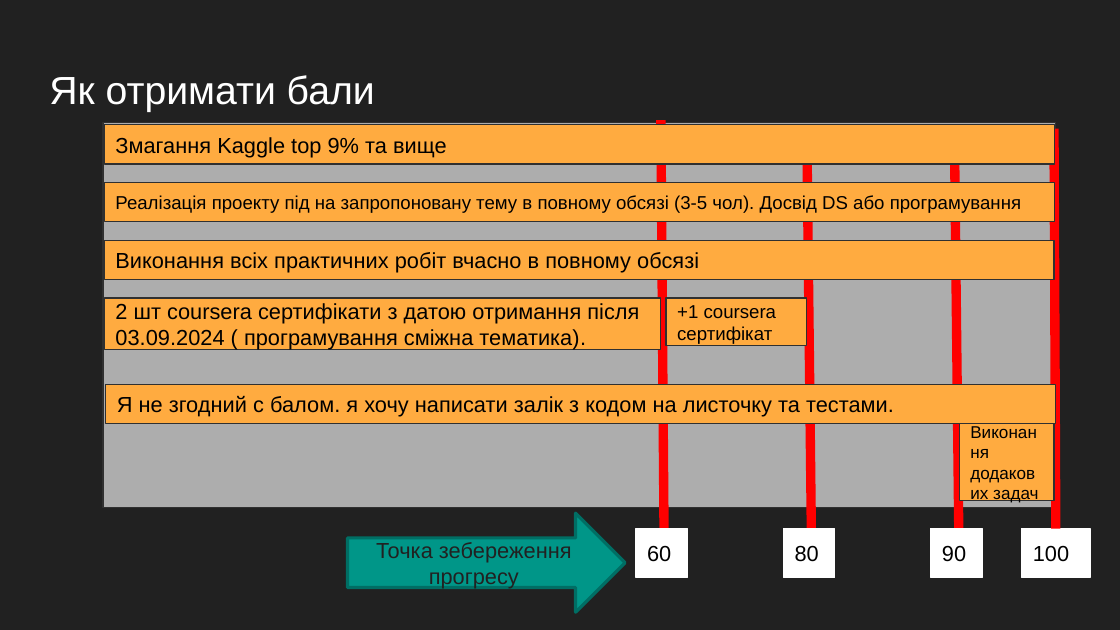
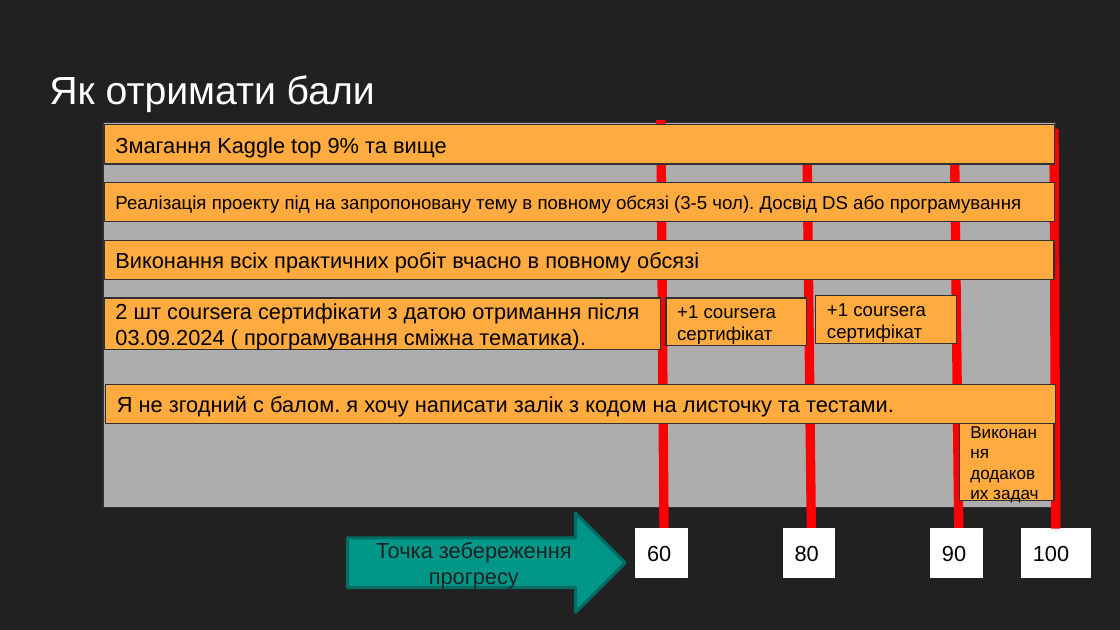
Before and after one commit to GeorgKantsedal/HeorhiiKantsedal.github.io, a slide deck: slide 2 of lectures materials/mmp/files_pptx/MMP0 РСО Очна форма навчання.pptx. Drawn at 1120x630 pixels with LibreOffice and Linux fonts; fonts in the diff are those of the drawing. Boxes give left, top, right and bottom in pixels: in the first picture for what was removed or moved away, otherwise in the second. Text is boxed around its words. In the diff, an @@ line names an element or a change of style, - is before the commit and + after.

```diff
--- a/lectures materials/mmp/files_pptx/MMP0 РСО Очна форма навчання.pptx
+++ b/lectures materials/mmp/files_pptx/MMP0 РСО Очна форма навчання.pptx
@@ rectangle added at box(815, 296, 956, 344), fill #FFAB40, outline #303030 0.75 pt, 12 pt, text #000000 @@
++1 coursera сертифікат
```
Also in this commit, not shown: 1 other slide changed, 1 other file.
